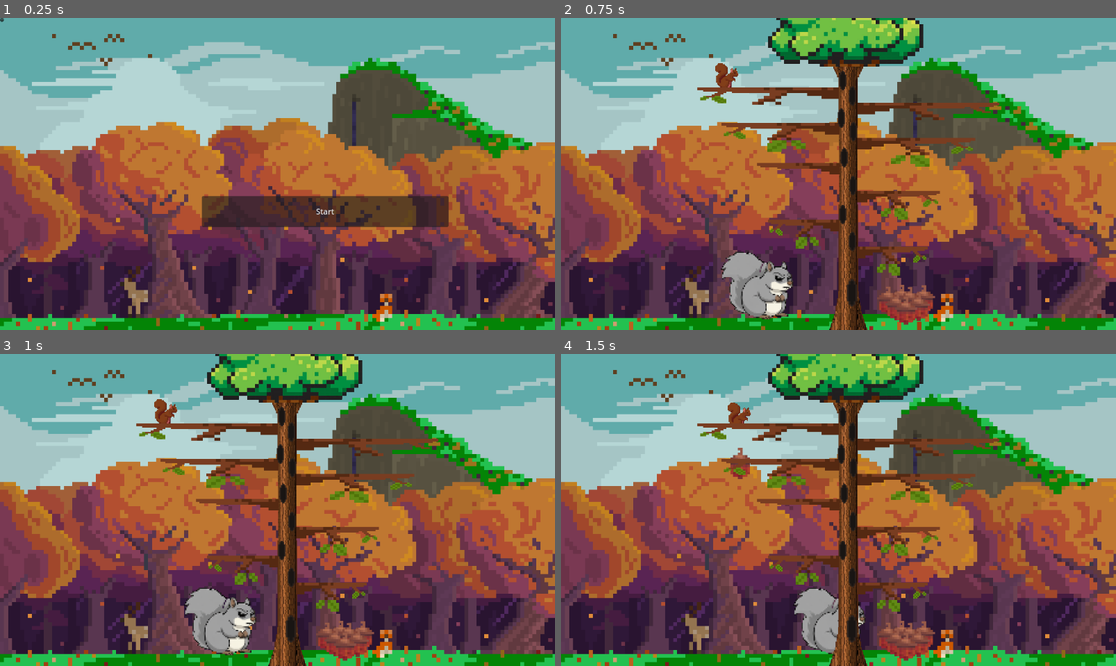
Above: before the commit, frames 1-4 (two rows, left to right).
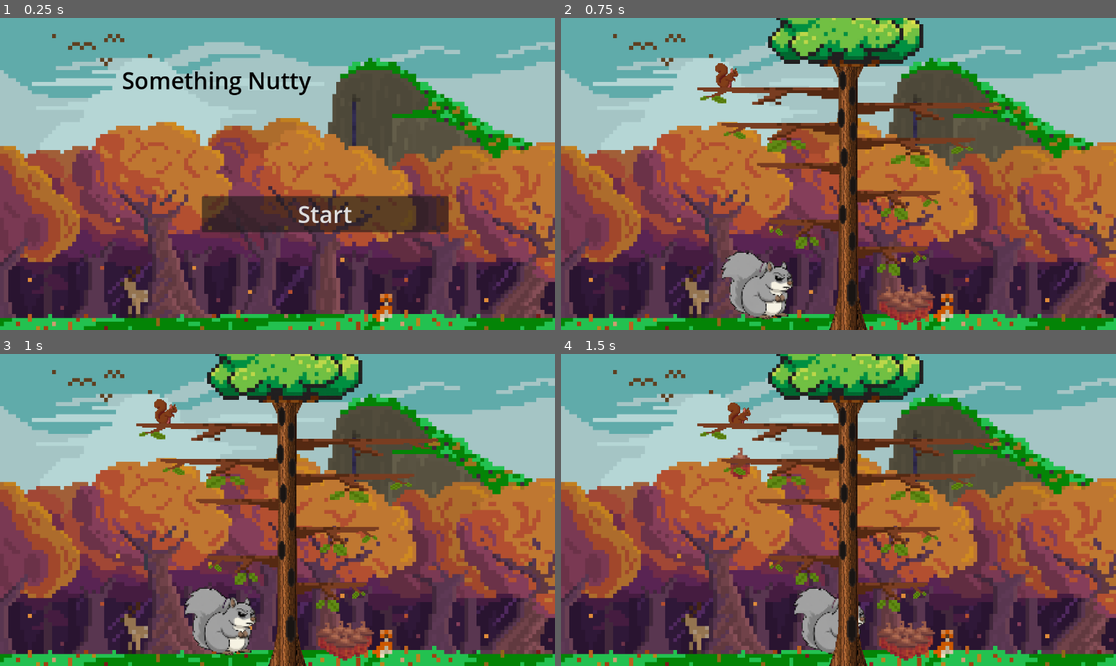
Above: after the commit, the same moments.

Repository: Ike-l/Something-Nutty
Game: Godot game, scene res://scenes/StartMenu.tscn
The game is run twice, just before and just after one commit, with the same random seed, the same clock (stepped at 60 frames per second) and the same inputs. This scene is started directly instead of the project's main scene.
Inputs:
- Up to frame 1 (0.25 s): no input
- Up to frame 2 (0.75 s): click "Start" at 0.5 s
- Up to frame 3 (1 s): no input
- Up to frame 4 (1.5 s): tap Enter (ui_accept) at 1.25 s; hold D (move_right) from 1.28 s (still down); tap F (launch_acorn) at 1.35 s

The runs differ from the first frame. In frame 1, 1.8% of the frame differs, in the area x 0-81%, y 0-69%; in frame 2, nothing differs; in frame 3, nothing differs; in frame 4, nothing differs.

Commit message:
main label

Diff:
--- a/scenes/StartMenu.tscn
+++ b/scenes/StartMenu.tscn
@@ -19,6 +19,7 @@
 offset_top = 370.0
 offset_right = 931.0
 offset_bottom = 434.0
+theme_override_font_sizes/font_size = 48
 text = "Start"
 script = ExtResource("1_fb70i")
 
@@ -31,13 +32,18 @@
 offset_bottom = 40.0
 texture = ExtResource("2_kmax6")
 
-[node name="TextEdit" type="TextEdit" parent="."]
-layout_mode = 0
-offset_right = 8.0
-offset_bottom = 8.0
-
 [node name="AudioStreamPlayer" type="AudioStreamPlayer" parent="."]
 stream = ExtResource("3_fgoeh")
 autoplay = true
 
+[node name="Label" type="Label" parent="."]
+layout_mode = 0
+offset_left = 253.0
+offset_top = 96.0
+offset_right = 646.0
+offset_bottom = 163.0
+theme_override_colors/font_color = Color(0.012617188, 0.012617188, 0.012617188, 1)
+theme_override_font_sizes/font_size = 48
+text = "Something Nutty"
+
 [connection signal="pressed" from="Button" to="Button" method="_on_pressed"]
